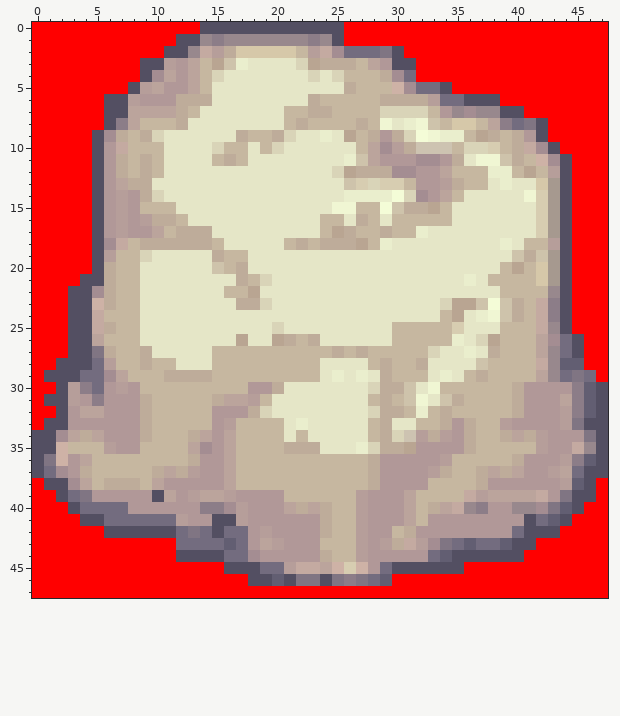
Pixel-art sprite: public/data/img/rock.png. Above, as it was before the edit.
The file is 48x48 pixels. Colours within 5 levels of each other are drawn and written as one.
After the commit:
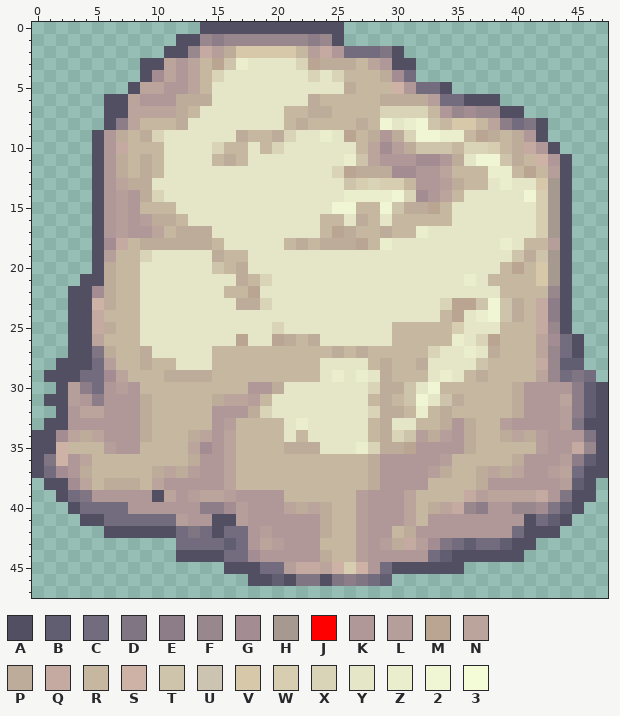
Palette (. is transparent): A #534f62  B #625e72  C #736c7f  D #807583  E #8c7d88  F #98888d  G #a48d92  H #a6998f  J #ff0000  K #b19898  L #b69e9a  M #b9a592  N #bba49c  P #beac9a  Q #c4aaa1  R #c6b7a0  S #ceb2a6  T #cec3ab  U #cdc3b1  V #d6c8a9  W #d7cdb1  X #d9d4b8  Y #e5e6c7  Z #eaeecd  2 #f0f6d3  3 #f4fcd7
From the commit log: rocks -> entities
Changes in this commit:
@@ x 0..47 @@
- 0 JJJJJJJJJJJJJJAAAAAAAAAAAAJJJJJJJJJJJJJJJJJJJJJJ
- 1 JJJJJJJJJJJJAAFEFFFFFFFEFAJJJJJJJJJJJJJJJJJJJJJJ
- 2 JJJJJJJJJJJAAFQLPVVVVVRLQGCCCDAJJJJJJJJJJJJJJJJJ
- 3 JJJJJJJJJAALKNRMTZYYYYXMPPPRNKAAJJJJJJJJJJJJJJJJ
- 4 JJJJJJJJJAGNKNRXYYYYYYYXYXRRRPGCJJJJJJJJJJJJJJJJ
- 5 JJJJJJJJALNKKNRYYYYYYYYYYYPRRRSGCCAJJJJJJJJJJJJJ
- 6 JJJJJJAALKKKPPPYYYYYYYYPRRRRRPPPPLCCAAAJJJJJJJJJ
- 7 JJJJJJAANNNNPRYYYYYYYRRPPRRRRXXXXRKFGFFAAJJJJJJJ
- 8 JJJJJJAENRRRPYYYYYYYYRPRRRRPR2YZ2TRVVRNECDAJJJJJ
- 9 JJJJJAGPRPXYYYYYYPRRPXYYZYMRPKPX32ZZRMPRPKAJJJJJ
-10 JJJJJAKQRRRYYYYXRRYRXYYYYYYRNGLPUUURXXWRPQGAJJJJ
-11 JJJJJAKPRPRYYYYRPRYYYYYYYYZTNKKKGGKPY22TPRSGAJJJ
-12 JJJJJAKPRPRYYYYYYYYYYYYYYXMPPPGGKKNRRRZZRMRLAJJJ
-13 JJJJJAKNPPYYYYYYYYYYYYYYYYTWXWWRKKLPRRYZYYVHAJJJ
-14 JJJJJAKLKPXYYYYYYYYYYYYYYYZZZZ3XGKNRYYYYY2WHAJJJ
-15 JJJJJAKLKRRRYYYYYYYYYYYYY22RR3TPPMRYYYYYYYWHAJJJ
-16 JJJJJAKLKLPPRYYYYYYYYYYYRRYPRYRRRRRYYYYYYYWHAJJJ
-17 JJJJJAKLKKNRPPPYYYYYYYYYRMPRRPRRZYYYYYYYYYWHAJJJ
-18 JJJJJAGQRPPPPPPRYYYYYRPRPPPMRZYYYYYYYYYZYRRLAJJJ
-19 JJJJJALRRXYYYYYPRRYYYYYYYYYYYYYYYYYYYYYYTPTHAJJJ
-20 JJJJJAPRRYYYYYYTRPYYYYYYYYYYYYYYYYYYYYYRMRVHAJJJ
-21 JJJJAAPRRYYYYYYYYPRXYYYYYYYYYYYYYYYYZYRRRRVHAJJJ
-22 JJJAAGPRRYYYYYYYRRMYYYYYYYYYYYYYYYYYYYYRRRRFAJJJ
-23 JJJAASPRRYYYYYYYYPPXYYYYYYYYYYYYYYXMMT3TPRQEAJJJ
-24 JJJAAQRRRYYYYYYYYYYYYYYYYYYYYYYYYYRMYZ2TPRQEAJJJ
-25 JJJAAQPRRYYYYYYYYYYYXYYYYYYYYYRRRRRWYYYRRRQFAJJJ
-26 JJJAANRRRYYYYYYYYMYYMPRPYYYYYYRRRRRZYXMRRRNGCAJJ
-27 JJJAADPRRPYYYYYRRRRRRRRRRPRPRRRRRXYYZYPRRRNFCAJJ
-28 JJAAACLRRPRRYYYRRRRRRRRRYYYYRPRRPYYYYTRRRRQFBBJJ
-29 JAAACCGNRRRPPPPRRRRRRRRRYZYZYPRRRYZYRPRRRRNFCDCJ
-30 JJALECKLKRRRRRRRRRKKPYYYYYYYXPPTY2RRRRRRPKKKKEBA
-31 JAALKEKKKPRRRRRPNNLRYYYYYYYYRPRT2YTPRRRRPKKKNEBA
-32 JJAKNNKKKPRRRRRKKKPXYYYYYYYYXPPRZRPRRRRRPKKKLEBA
-33 JAAKKKKKKPRRRRRKLRRRRYZYYYYYRPYYRRPKPRRLKKKKLDAA
-34 AAGNPNKKKPRRRPNKNRRRRYRYYYYYRPXULPLKPRRPNPLKKKDA
+ 0 ..............AAAAAAAAAAAA......................
+ 1 ............AAFEFFFFFFFEFA......................
+ 2 ...........AAFQLPVVVVVRLQKCCCDA.................
+ 3 .........AANKNRMTZYYYYXMPPPRNKAA................
+ 4 .........AGNKNRXYYYYYYYXYXRRRPGC................
+ 5 ........ANNKKNRYYYYYYYYYYYPRRRSKCCA.............
+ 6 ......AANKKKPPPYYYYYYYYPRRRRRPPPPLCCAAA.........
+ 7 ......AANNNNPRYYYYYYYRRPPRRRRXXXXRKFGFFAA.......
+ 8 ......AENRRRPYYYYYYYYRPRRRRPR2YZ2TRVVRNECDA.....
+ 9 .....AKPRPXYYYYYYPRRPXYYZYMRPKPX22ZZRMPRPKA.....
+10 .....AKQRRRYYYYXRRYRXYYYYYYRNGLPTTTRXXWRPQKA....
+11 .....AKPRPRYYYYRPRYYYYYYYYZTNKKKGGKPY22TPRSKA...
+12 .....AKPRPRYYYYYYYYYYYYYYXMPPPGGKKNRRRZZRMRLA...
+13 .....AKNPPYYYYYYYYYYYYYYYYTWXWWRKKLPRRYZYYVHA...
+14 .....AKLKPXYYYYYYYYYYYYYYYZZZZ2XGKNRYYYYY2WHA...
+15 .....AKLKRRRYYYYYYYYYYYYY22RR2TPPMRYYYYYYYWHA...
+16 .....AKLKLPPRYYYYYYYYYYYRRYPRYRRRRRYYYYYYYWHA...
+17 .....AKLKKNRPPPYYYYYYYYYRMPRRPRRZYYYYYYYYYWHA...
+18 .....AGQRPPPPPPRYYYYYRPRPPPMRZYYYYYYYYYZYRRLA...
+19 .....ALRRXYYYYYPRRYYYYYYYYYYYYYYYYYYYYYYTPTHA...
+20 .....APRRYYYYYYTRPYYYYYYYYYYYYYYYYYYYYYRMRVHA...
+21 ....AAPRRYYYYYYYYPRXYYYYYYYYYYYYYYYYZYRRRRVHA...
+22 ...AAGPRRYYYYYYYRRMYYYYYYYYYYYYYYYYYYYYRRRRFA...
+23 ...AASPRRYYYYYYYYPPXYYYYYYYYYYYYYYXMMT2TPRQEA...
+24 ...AAQRRRYYYYYYYYYYYYYYYYYYYYYYYYYRMYZ2TPRQEA...
+25 ...AAQPRRYYYYYYYYYYYXYYYYYYYYYRRRRRWYYYRRRQFA...
+26 ...AANRRRYYYYYYYYMYYMPRPYYYYYYRRRRRZYXMRRRNGCA..
+27 ...AADPRRPYYYYYRRRRRRRRRRPRPRRRRRXYYZYPRRRNFCA..
+28 ..AAACLRRPRRYYYRRRRRRRRRYYYYRPRRPYYYYTRRRRQFBB..
+29 .AAACCGNRRRPPPPRRRRRRRRRYZYZYPRRRYZYRPRRRRNFCDC.
+30 ..ALECKLKRRRRRRRRRKKPYYYYYYYXPPTY2RRRRRRPKKKKEBA
+31 .AALKEKKKPRRRRRPNNLRYYYYYYYYRPRT2YTPRRRRPKKKNEBA
+32 ..AKNNKKKPRRRRRKKKPXYYYYYYYYXPPRZRPRRRRRPKKKLEBA
+33 .AAKKKKKKPRRRRRKLRRRRYZYYYYYRPYYRRPKPRRLKKKKLDAA
+34 AAGNPNKKKPRRRPNKNRRRRYRYYYYYRPXTLPLKPRRPNPLKKKDA
 35 AASRRRLKKRRRRNGKNRRRRPPPYYYZXPPMKKKKPRRRRRLKKQFA
@@ x 0..47 @@
 37 ACGKPRRRRRPNPLKKNRRRRRRRRRRRPKKKKLPRRPNPNKKLNCAA
-38 JAAGNRPPPRNKKKKKNRRRRRRRRRRRPKKKKRRRRPKKKKKKLBAJ
-39 JJACDKKKKKANKLNNLKKKKRRRRRRLKKKNRRRRQLNNNNQKDAAJ
-40 JJJACCCCKKKKKKEEGLKKKNPNPRRLKKKNRPNQFEKKFFGDBAJJ
-41 JJJJAACCCCCCLKKAALKKKKKKPRRLKKKNRKKKKKKKKACBAJJJ
-42 JJJJJJAAAAAACDCACCKLKKKKPRRLKKRPKKKKKKKKCAAAJJJJ
-43 JJJJJJJJJJJJCCCCBCKNLKKKRRRLKLPQLGDCBCCBAAJJJJJJ
-44 JJJJJJJJJJJJAAAACCGKKKKKPRRLKKKKKCBAAAAAAJJJJJJJ
-45 JJJJJJJJJJJJJJJJAAACCLQQNSWSKCAAAAAAJJJJJJJJJJJJ
-46 JJJJJJJJJJJJJJJJJJAABADDADEDCBJJJJJJJJJJJJJJJJJJ
-47 JJJJJJJJJJJJJJJJJJJJJJJJJJJJJJJJJJJJJJJJJJJJJJJJ
+38 .AAGNRPPPRNKKKKKNRRRRRRRRRRRPKKKKRRRRPKKKKKKLBA.
+39 ..ACDKKKKKANKLNNLKKKKRRRRRRLKKKNRRRRQLNNNNQKDAA.
+40 ...ACCCCKKKKKKEEGLKKKNPNPRRLKKKNRPNQFEKKFFGDBA..
+41 ....AACCCCCCLKKAALKKKKKKPRRLKKKNRKKKKKKKKACBA...
+42 ......AAAAAACDCACCKLKKKKPRRLKKRPKKKKKKKKCAAA....
+43 ............CCCCBCKNLKKKRRRLKLPQLGDCBCCBAA......
+44 ............AAAACCGKKKKKPRRLKKKKKCBAAAAAA.......
+45 ................AAACCLQQNSWSKCAAAAAA............
+46 ..................AABADDADEDCB..................
+47 ................................................
